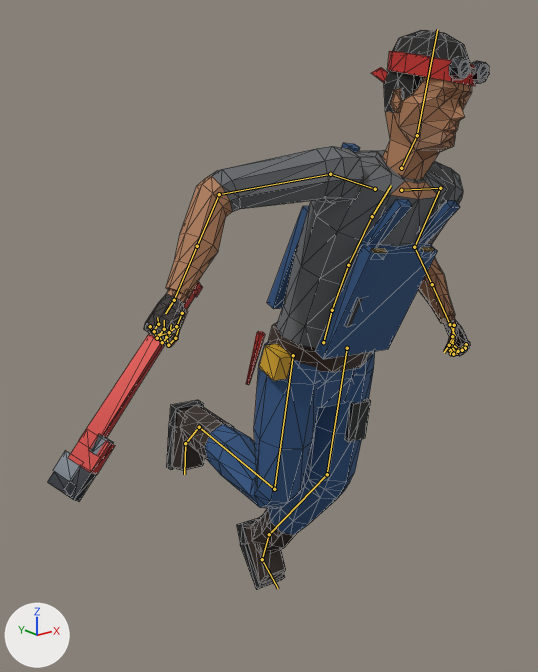
Renders of the glTF model output/survivors/rico_male.glb from each side of a commit.
One viewpoint serves both versions: a 50 mm camera at (-1.4, -1.45, 1.598) aimed at (-0.18, 0.074, 0.988). Lighting does not change. The marker at lower left points along +X, +Y and +Z. The picture after the commit comes second. Both versions are drawn at frame 18 of the action 'Melee_Run_Cycle'; the numbers are the values there. The bones that change, and the others that lie on the model, are drawn over the model as lines. Mesh edges are drawn as thin lines.

The first picture shows 'Rico_Male_Body', 'Rico_Male_Weapon_pipe_wrench'.
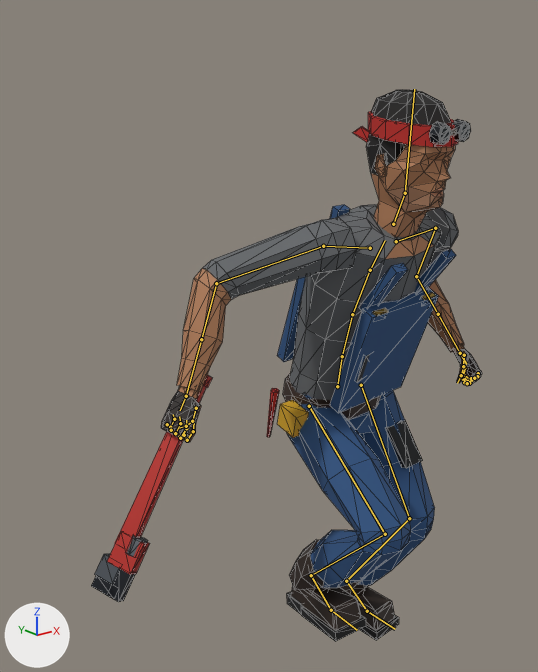
Location of each change, [x1, y1, x2, y2] in pixels of the pictures (538 x 672 px):
'Rico_Male_Body', posed (7% narrower)
    before: [144, 30, 489, 590]
    after: [161, 90, 482, 642]
'Rico_Male_Weapon_pipe_wrench', posed (22% narrower)
    before: [48, 282, 203, 502]
    after: [91, 375, 212, 602]
bone 'mixamorig:Hips', root to tip
    before: (323, 342) to (332, 310)
    after: (337, 386) to (342, 356)
bone 'mixamorig:LeftUpLeg', root to tip
    before: (347, 348) to (327, 474)
    after: (361, 385) to (409, 518)
bone 'mixamorig:LeftLeg', root to tip
    before: (327, 474) to (269, 534)
    after: (409, 518) to (346, 581)
bone 'mixamorig:LeftFoot', root to tip
    before: (269, 534) to (262, 559)
    after: (346, 581) to (367, 611)
bone 'mixamorig:LeftToeBase', root to tip
    before: (262, 559) to (278, 588)
    after: (367, 611) to (395, 629)
bone 'mixamorig:RightUpLeg', root to tip
    before: (293, 355) to (274, 489)
    after: (309, 406) to (385, 534)
bone 'mixamorig:RightLeg', root to tip
    before: (274, 489) to (199, 427)
    after: (385, 534) to (311, 575)
bone 'mixamorig:RightFoot', root to tip
    before: (199, 427) to (185, 443)
    after: (311, 575) to (331, 610)
bone 'mixamorig:RightToeBase', root to tip
    before: (185, 443) to (184, 474)
    after: (331, 610) to (357, 630)
bone 'mixamorig:LeftForeArm', root to tip
    before: (414, 247) to (432, 284)
    after: (416, 276) to (438, 314)

The change, as a list of edits to the scene's bpy script:
```text
Change bone_mixamorig_hips:
    where bone_mixamorig_hips = bpy.data.objects['Rico_Male_Armature'].pose.bones['mixamorig:Hips']
    bone_mixamorig_hips.location: (-0.022, 0.0, -0.024) -> (0.014, -0.136, -0.007)
    bone_mixamorig_hips.rotation_quaternion: (0.99, 0.13, -0.006, -0.048) -> (0.992, 0.126, 0.004, 0.029)  # degrees (15, 0, -6) -> degrees (15, 0, 3)
Change bone_mixamorig_leftupleg:
    where bone_mixamorig_leftupleg = bpy.data.objects['Rico_Male_Armature'].pose.bones['mixamorig:LeftUpLeg']  # child of 'mixamorig:Hips'
    bone_mixamorig_leftupleg.rotation_quaternion: (-0.996, -0.087, 0.0, 0.0) -> (-0.929, -0.369, 0.0, 0.012)  # degrees (10, 0, 0) -> degrees (43, 0, -1)
Change bone_mixamorig_leftleg:
    where bone_mixamorig_leftleg = bpy.data.objects['Rico_Male_Armature'].pose.bones['mixamorig:LeftLeg']  # child of 'mixamorig:LeftUpLeg'
    bone_mixamorig_leftleg.rotation_quaternion: (0.968, -0.252, 0.0, 0.0) -> (0.865, -0.5, 0.004, -0.042)  # degrees (-29, 0, 0) -> degrees (-60, -2, -4)
Change bone_mixamorig_leftfoot:
    where bone_mixamorig_leftfoot = bpy.data.objects['Rico_Male_Armature'].pose.bones['mixamorig:LeftFoot']  # child of 'mixamorig:LeftLeg'
    bone_mixamorig_leftfoot.rotation_quaternion: (0.961, -0.276, 0.0, 0.0) -> (0.961, 0.273, -0.012, 0.042)  # degrees (-32, 0, 0) -> degrees (32, -3, 4)
Change bone_mixamorig_lefttoebase:
    where bone_mixamorig_lefttoebase = bpy.data.objects['Rico_Male_Armature'].pose.bones['mixamorig:LeftToeBase']  # child of 'mixamorig:LeftFoot'
    bone_mixamorig_lefttoebase.rotation_quaternion: (0.951, 0.309, 0.0, 0.0) -> (1.0, 0.005, 0.0, 0.0)  # degrees (36, 0, 0) -> degrees (1, 0, 0)
Change bone_mixamorig_rightupleg:
    where bone_mixamorig_rightupleg = bpy.data.objects['Rico_Male_Armature'].pose.bones['mixamorig:RightUpLeg']  # child of 'mixamorig:Hips'
    bone_mixamorig_rightupleg.rotation_quaternion: (0.996, 0.087, 0.0, 0.0) -> (0.816, 0.566, -0.042, -0.112)  # degrees (10, 0, 0) -> degrees (69, 3, -13)
Change bone_mixamorig_rightleg:
    where bone_mixamorig_rightleg = bpy.data.objects['Rico_Male_Armature'].pose.bones['mixamorig:RightLeg']  # child of 'mixamorig:RightUpLeg'
    bone_mixamorig_rightleg.rotation_quaternion: (0.714, -0.7, 0.0, 0.0) -> (0.661, -0.742, 0.005, 0.115)  # degrees (-89, 0, 0) -> degrees (-96, 10, 8)
Change bone_mixamorig_rightfoot:
    where bone_mixamorig_rightfoot = bpy.data.objects['Rico_Male_Armature'].pose.bones['mixamorig:RightFoot']  # child of 'mixamorig:RightLeg'
    bone_mixamorig_rightfoot.rotation_quaternion: (1.0, -0.006, 0.0, 0.0) -> (0.917, 0.396, 0.013, -0.044)  # degrees (-1, 0, 0) -> degrees (47, 3, -4)
Change bone_mixamorig_righttoebase:
    where bone_mixamorig_righttoebase = bpy.data.objects['Rico_Male_Armature'].pose.bones['mixamorig:RightToeBase']  # child of 'mixamorig:RightFoot'
    bone_mixamorig_righttoebase.rotation_quaternion: (0.998, 0.07, 0.0, 0.0) -> (1.0, 0.005, 0.0, 0.0)  # degrees (8, 0, 0) -> degrees (1, 0, 0)
Change bone_mixamorig_leftforearm:
    where bone_mixamorig_leftforearm = bpy.data.objects['Rico_Male_Armature'].pose.bones['mixamorig:LeftForeArm']  # child of 'mixamorig:LeftArm'
    bone_mixamorig_leftforearm.rotation_quaternion: (0.743, 0.0, 0.0, -0.669) -> (0.733, 0.0, 0.0, -0.68)  # degrees (0, 0, -84) -> degrees (0, 0, -86)
```
